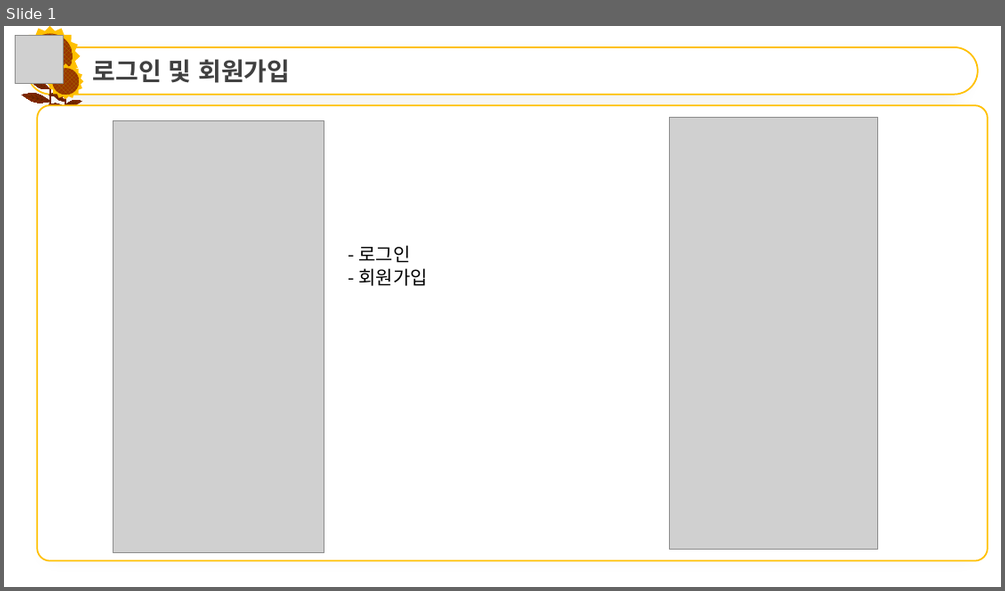
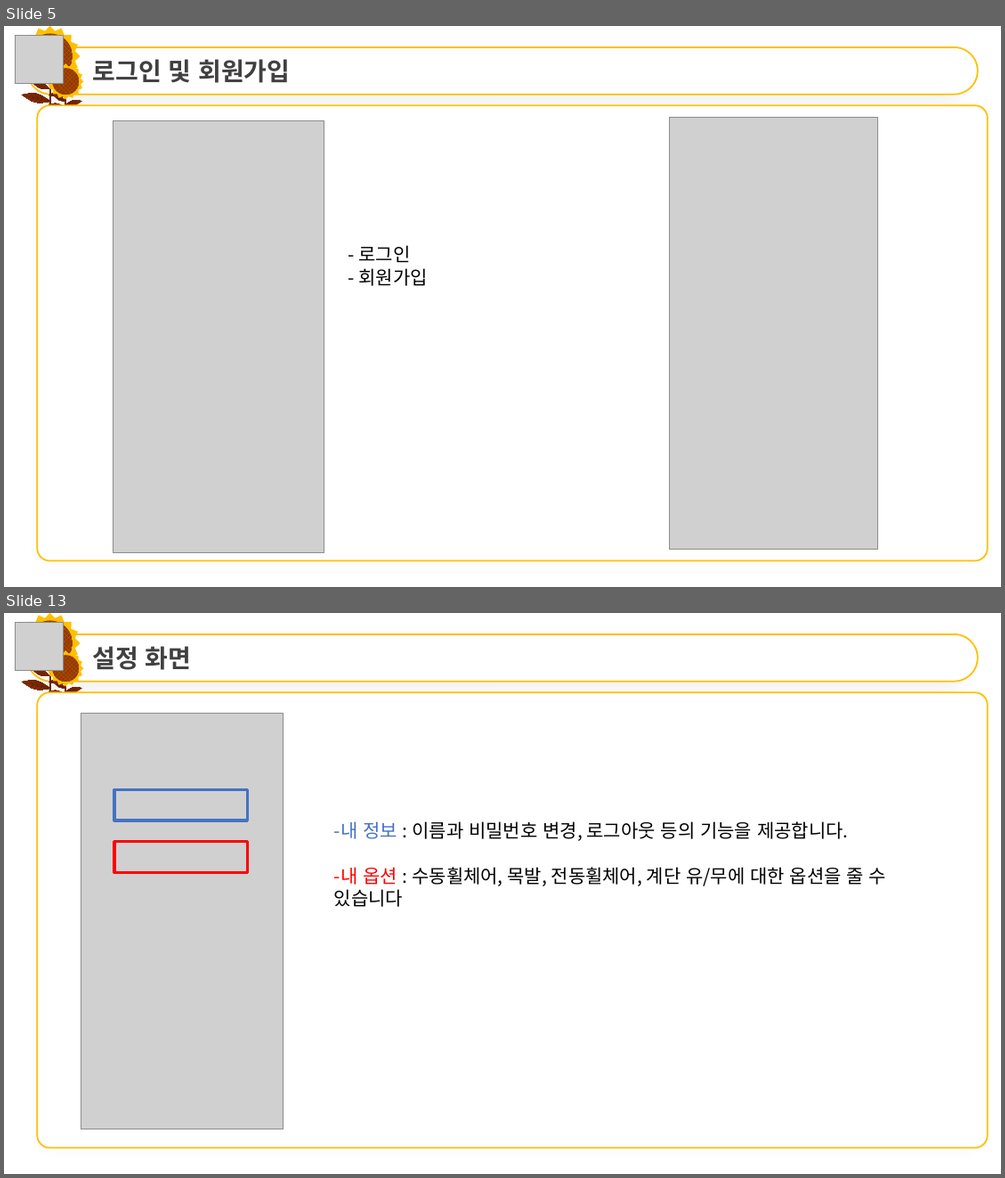
Before and after one commit to sanggae4133/capstone_1_ANY_WAY, a slide deck: 사용설명.pptx. Shown one above the other, each under a label of ours: slide 1 before the commit, slides 5 and 13 after it; the slides between them are not shown. The pictures are 1005x591 and 1005x1178 pixels, drawn with LibreOffice and Linux fonts; fonts in the diff are those of the drawing; grey boxes stand for pictures. Boxes give left, top, right and bottom in pixels: in the first picture for what was removed or moved away, otherwise in the second. Text is boxed around its words. In the diff, an @@ line names an element or a change of style, - is before the commit and + after.

```diff
--- a/사용설명.pptx
+++ b/사용설명.pptx
@@ slide 13 added at bbox=[4, 613, 1001, 1174], background #FFFFFF @@
@@ picture added at bbox=[15, 622, 63, 670] @@
@@ star added at bbox=[20, 613, 81, 674], fill #FFC000 @@
@@ rounded rectangle added at bbox=[27, 634, 978, 681], fill #FFFFFF, outline #FFC000 1.5 pt, 24 pt, text #404040, bold @@
+  설정 화면
@@ ellipse added at bbox=[27, 620, 72, 666], fill pattern #A47D00 on #993300 @@
@@ line added from (49, 662) to (49, 708), #762700 1.75 pt @@
@@ group added at bbox=[21, 677, 52, 692]: 8 freeform shapes @@
@@ group added at bbox=[31, 666, 51, 679]: 8 freeform shapes @@
@@ rounded rectangle added at bbox=[37, 692, 987, 1148], fill #FFFFFF, outline #FFC000 1.5 pt @@
@@ group added at bbox=[48, 672, 78, 686]: 8 freeform shapes @@
@@ group added at bbox=[48, 650, 84, 706]: 24 freeform shapes, 1 line, 1 star, 1 ellipse @@
@@ picture added at bbox=[81, 714, 283, 1128] @@
@@ rectangle added at bbox=[114, 789, 247, 820], outline #4472C4 3 pt @@
@@ text added at bbox=[334, 821, 886, 907], 18 pt, text #000000 @@
+-내 정보 : 이름과 비밀번호 변경, 로그아웃 등의 기능을 제공합니다.
+-내 옵션 : 수동휠체어, 목발, 전동휠체어, 계단 유/무에 대한 옵션을 줄 수 있습니다
@@ rectangle added at bbox=[114, 842, 247, 873], outline #FF0000 3 pt @@
@@ what was slide 1 is now slide 5 @@
```
Also in this commit, not shown: 4 slides changed, 9 other slides added, 2 other files.
